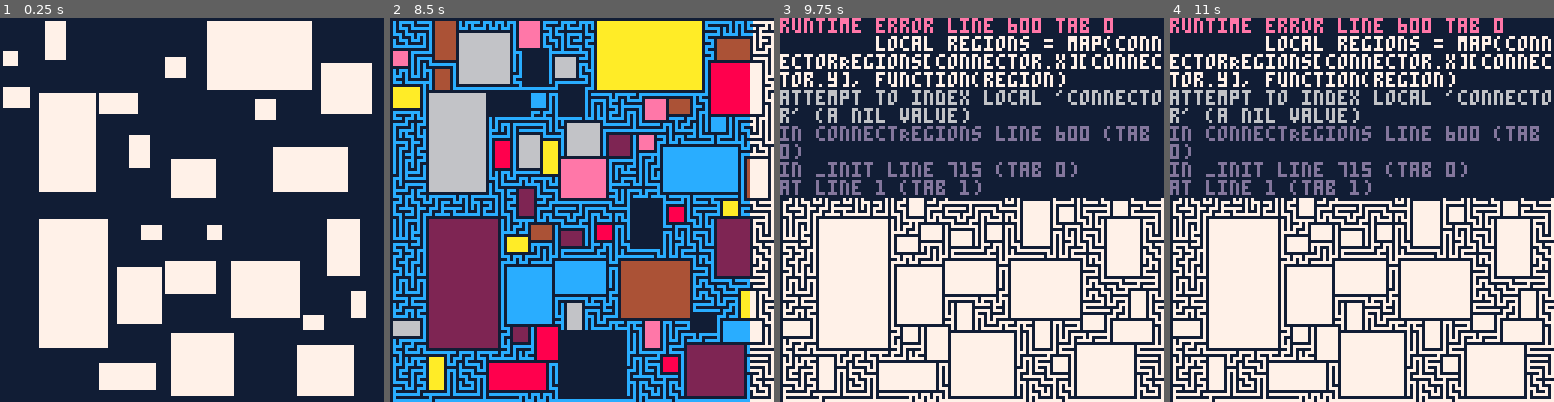
Above: before the commit, frames 1-4 (left to right).
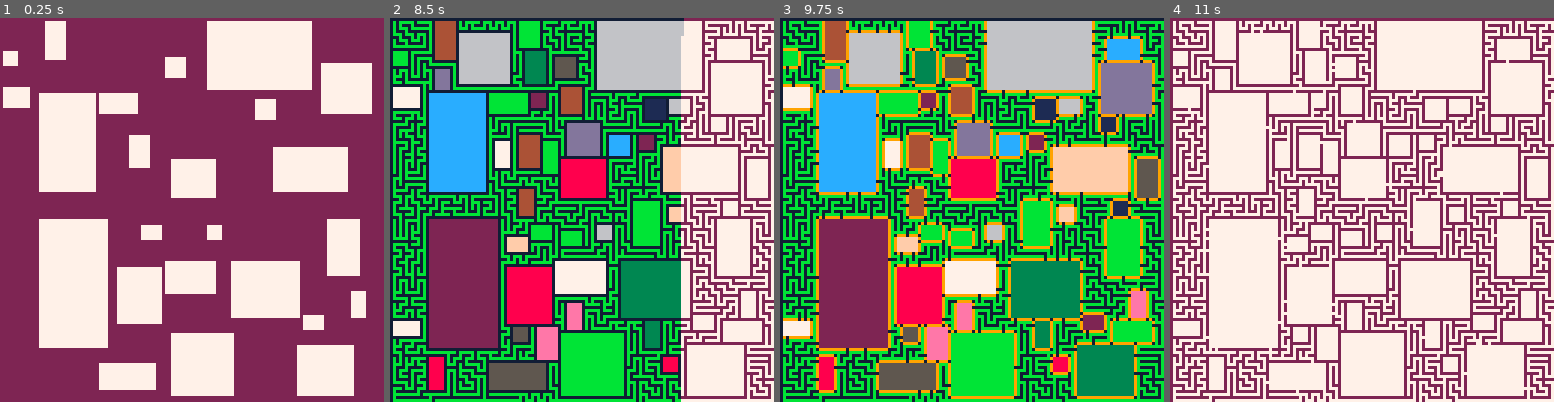
Above: after the commit, the same moments.

Repository: theRenard/PICO-8-Dungeon-Generator
Game: PICO-8 cartridge growing-tree.p8
Same seed, same stepped clock (60 frames per second), same inputs: the game is played once before the commit and once after it.
Inputs:
- Up to frame 1 (0.25 s): no input
- Up to frame 2 (8.5 s): no input
- Up to frame 3 (9.75 s): no input
- Up to frame 4 (11 s): no input

The runs differ from the first frame. In frame 1, 64% of the frame differs, in the area x 0-100%, y 0-100%; in frame 2, 65%; in frame 3, 83%; in frame 4, 61%.
Error before the commit: runtime error line 600 tab 0; local regions = map(connectorRegions[connector.x][connector.y], function(region); attempt to index local 'connector' (a nil value)

Commit message:
Refactor growing-tree.lua and utilities.lua to enhance connector logic, improve region merging, and adjust tile settings for better dungeon visualization

Diff:
--- a/growing-tree.lua
+++ b/growing-tree.lua
@@ -44,14 +44,14 @@
 local numRoomTries = 1000
 local roomExtraSize = 8
 local bouldersRatio = 0
-local extraConnectorChance = 0
+local extraConnectorChance = 40
 
 -- Tiles
-local wallTile = 0
+local wallTile = 2
 local floorTile = 7
 local boulderTile = 4
-local openDoorTile = 12
-local closedDoorTile = 8
+local openDoorTile = 7 --12
+local closedDoorTile = 7 --13
 
 -- 2D array of tiles: { x: { y: t } }
 local dungeon = create2dArray(dungeonWidth, dungeonHeight, wallTile)
@@ -105,6 +105,7 @@
 
 function addRegion()
     currentRegion += 1
+    pq('addRegion', currentRegion)
 end
 
 function addJunction(pos)
@@ -120,6 +121,7 @@
 end
 
 function growMaze(startPos)
+    pq('growMaze', startPos)
     addRegion()
     local positions = {}
     carve(startPos)
@@ -236,66 +238,72 @@
 
     -- Keep track of which regions have been merged. This maps an original
     -- region index to the one it has been merged to.
-    local merged = {}
-    local openRegions = {}
+    local mergedRegions = {}
+    local unMergedRegions = {}
     for i = 1, currentRegion do
-        merged[i] = i
-        add(openRegions, i)
-    end
-
-    while #openRegions > 1 do
+        mergedRegions[i] = i
+        unMergedRegions[i] = i
+    end
+
+    while #unMergedRegions > 1 do
+        pq('---------------------------------')
+        pq('mergedRegions', #mergedRegions)
+        pq('unMergedRegions', #unMergedRegions)
+
         local connector = getRandomItem(connectors)
 
-        if connector then
-            addJunction(connector)
-        end
+        addJunction(connector)
 
         -- Merge the connected regions. We'll pick one region (arbitrarily) and
         -- map all of the other regions to its index.
         local regions = map(connectorRegions[connector.x][connector.y], function(region)
-            return merged[region]
+            return mergedRegions[region]
         end)
 
-        local dest = regions[1]
-
-        local sources = slice(regions, 2)
+        local dest = regions[1] -- the first region: number
+
+        local sources = slice(regions, 2) -- the rest of the regions: { number }
 
         -- Merge all of the affected regions. We have to look at *all* of the
         -- regions because other regions may have previously been merged with
         -- some of the ones we're merging now.
         for i = 1, currentRegion do
-            if contains(sources, merged[i]) then
-                merged[i] = dest
+            if contains(sources, mergedRegions[i]) then
+                mergedRegions[i] = dest
             end
         end
 
         -- The sources are no longer in use.
         for source in all(sources) do
-            del(openRegions, source)
+            del(unMergedRegions, source)
         end
 
         -- Remove any connectors that aren't needed anymore.
-        for pos in all(connectors) do
+        removeWhere(connectors, function(pos)
+            pq(#connectors)
             -- Don't allow connectors right next to each other.
             if distanceBetween(connector, pos) < 2 then
-                del(connectors, pos)
+                return true
             end
 
             -- If the connector no long spans different regions, we don't need it.
-            local regions = removeDup(map(
+            local regions = map(
                 connectorRegions[pos.x][pos.y], function(region)
-                    return merged[region]
+                    return mergedRegions[region]
                 end
-            ))
+            )
+            regions = removeDup(regions)
 
             if #regions > 1 then
-                del(connectors, pos)
-            end
-
-            -- if oneIn(extraConnectorChance) then
-            --     addJunction(pos)
-            -- end
-        end
+                return false
+            end
+
+            if oneIn(extraConnectorChance) then
+                addJunction(pos)
+            end
+
+            return true
+        end)
 
         if drawStep then drawDungeon() end
     end
@@ -345,7 +353,11 @@
 function drawRegions()
     forEachArr2D(dungeon, function(x, y)
         local region = regions[x][y]
-        local color = region and region * 2 or 0
+        -- color between 0 and 15
+        local color = region and (region % 15) + 1 or 0
+        if color == 9 or color == 10 then
+            color = 11
+        end
         pset(x, y, color)
     end)
 end
@@ -356,9 +368,9 @@
 
         if regions then
             if #regions == 2 then
-                pset(x, y, 3)
+                pset(x, y, 9)
             else
-                pset(x, y, 11)
+                pset(x, y, 10)
             end
         end
     end)
--- a/utilities.lua
+++ b/utilities.lua
@@ -226,7 +226,7 @@
 function removeWhere(table, func)
 	for i = #table, 1, -1 do
 			if func(table[i]) then
-					del(table, i)
+					deli(table, i)
 			end
 	end
 end
